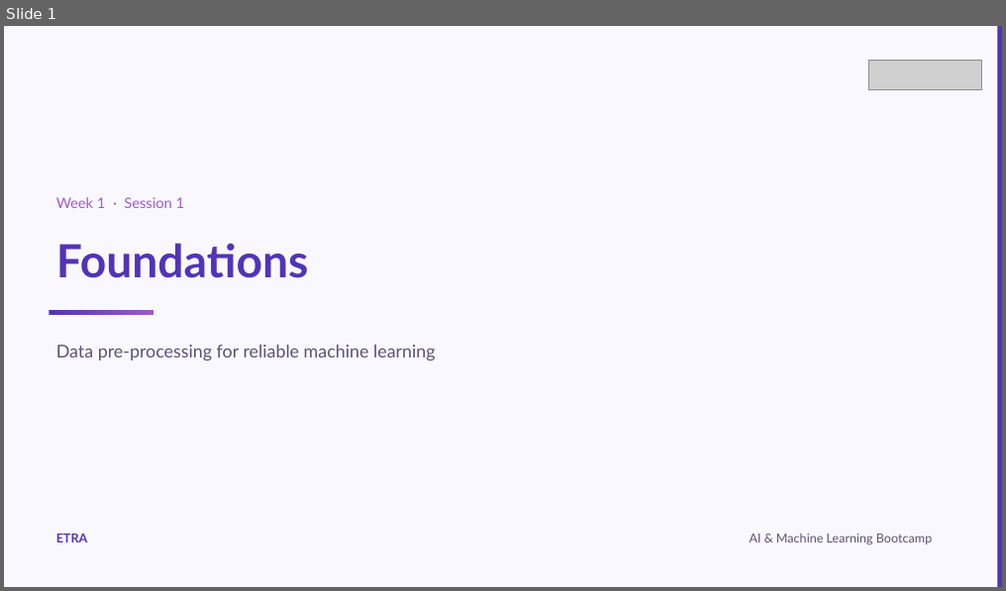
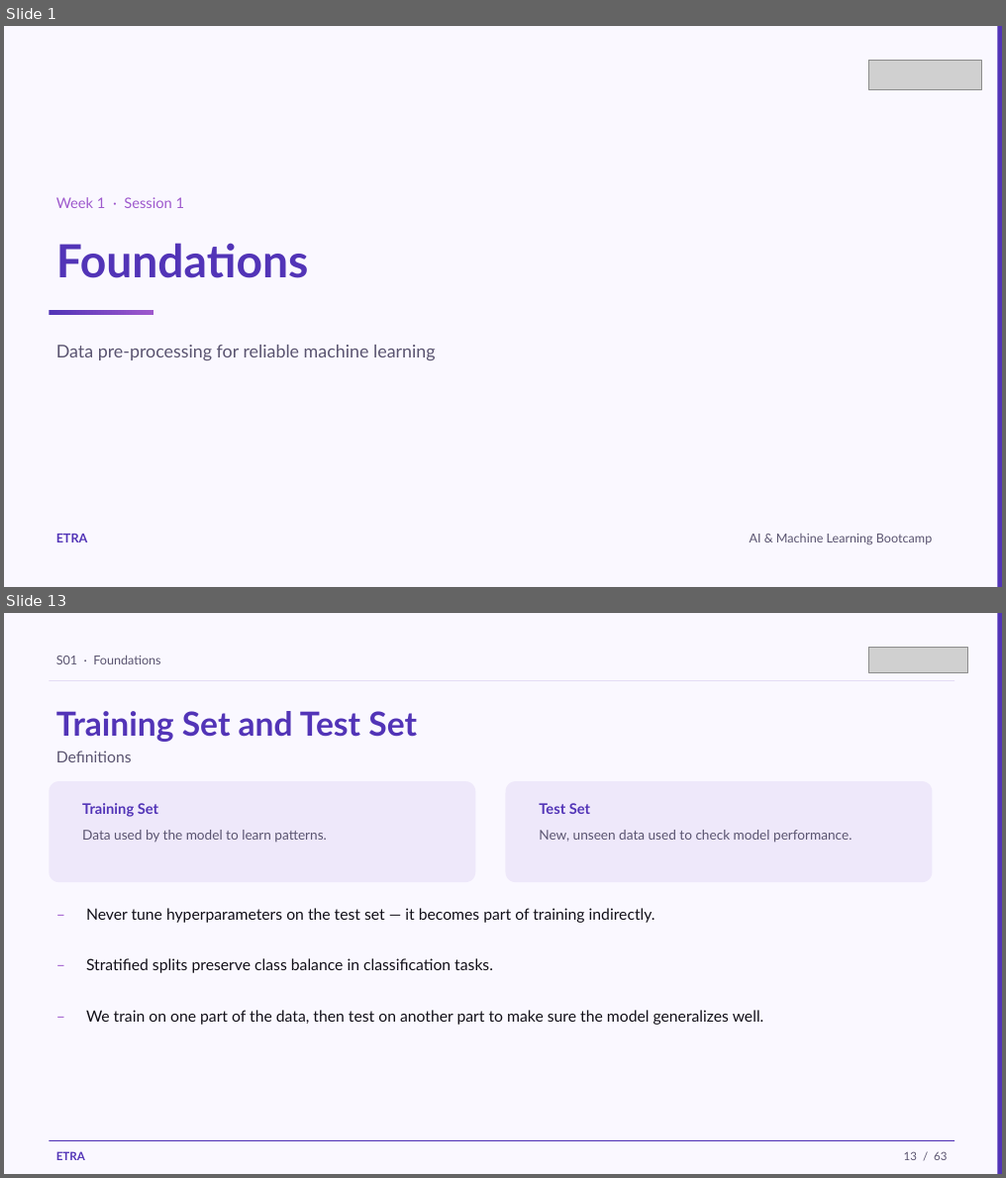
Before and after one commit to iksasa15/AI-ML, a slide deck: web-presentation/pdf-exports/Week1-Session1-Foundations.pptx. Shown one above the other, each under a label of ours: slide 1 before the commit, slides 1 and 13 after it; the slides between them are not shown. The pictures are 1006x591 and 1006x1178 pixels, drawn with LibreOffice and Linux fonts; fonts in the diff are those of the drawing; grey boxes stand for pictures. Boxes give left, top, right and bottom in pixels: in the first picture for what was removed or moved away, otherwise in the second. Text is boxed around its words. In the diff, an @@ line names an element or a change of style, - is before the commit and + after.

Commit message:
feat: add detailed data preprocessing and feature scaling content to PowerPoint generation script, enhancing educational resources

```diff
--- a/web-presentation/pdf-exports/Week1-Session1-Foundations.pptx
+++ b/web-presentation/pdf-exports/Week1-Session1-Foundations.pptx
@@ slide 13 added at (4,613,1002,1174), background #FAF8FF @@
@@ rectangle added at (997,613,1002,1174), fill #5234B7 @@
@@ text added at (56,655,160,664), 12 pt, text #5A5470 @@
+S01 · Foundations
@@ picture added at (868,647,967,672) @@
@@ rectangle added at (49,680,954,681), fill #E4DCF4 @@
@@ text added at (56,711,417,742), 32 pt, text #5234B7, bold @@
+Training Set and Test Set
@@ text added at (56,751,132,762), 15 pt, text #5A5470 @@
+Definitions
@@ rounded rectangle added at (49,781,475,882), fill #EEE8FA @@
@@ rounded rectangle added at (506,781,933,882), fill #EEE8FA @@
@@ text added at (82,803,158,817), 14 pt, text #5234B7, bold @@
+Training Set
@@ text added at (539,803,590,814), 14 pt, text #5234B7, bold @@
+Test Set
@@ text added at (82,830,326,843), 13 pt, text #5A5470 @@
+Data used by the model to learn patterns.
@@ text added at (539,830,851,843), 13 pt, text #5A5470 @@
+New, unseen data used to check model performance.
@@ text added at (49,901,75,931), 15 pt, text #9E59CD @@
+–
@@ text added at (86,908,655,923), 15 pt, text #121018 @@
+Never tune hyperparameters on the test set — it becomes part of training indirectly.
@@ text added at (49,953,75,982), 15 pt, text #9E59CD @@
+–
@@ text added at (86,959,493,973), 15 pt, text #121018 @@
+Stratified splits preserve class balance in classification tasks.
@@ text added at (49,1003,75,1033), 15 pt, text #9E59CD @@
+–
@@ text added at (86,1010,764,1025), 15 pt, text #121018 @@
+We train on one part of the data, then test on another part to make sure the model generalizes well.
@@ rectangle added at (49,1141,954,1142), fill #5234B7 @@
@@ text added at (56,1152,85,1160), 11 pt, text #5234B7, bold @@
+ETRA
@@ text added at (904,1152,946,1160), 11 pt, text #5A5470 @@
+13 / 63
```
Also in this commit, not shown: 8 slides changed, 53 other slides added, 4 slides removed, 2 other files.
